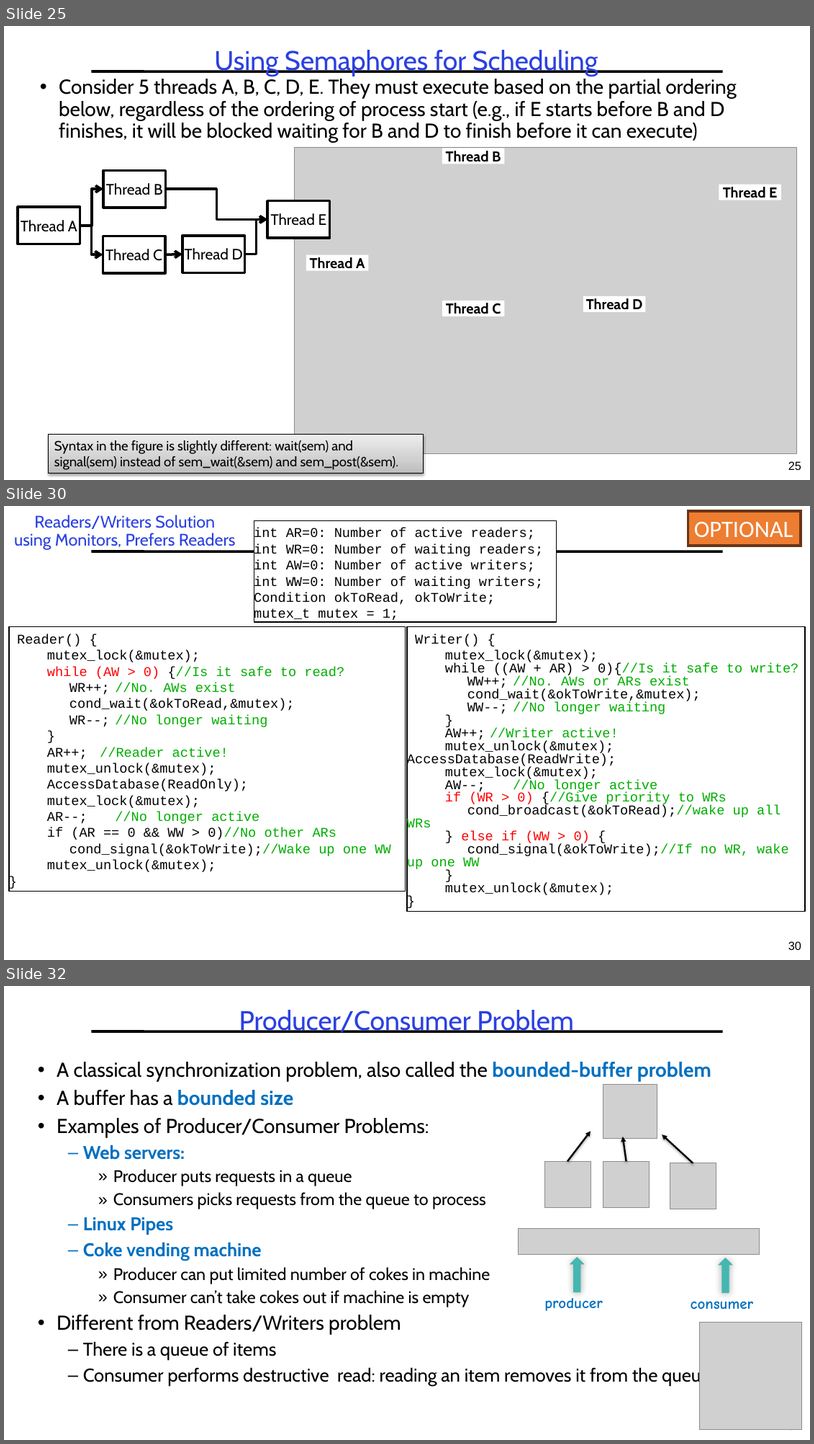
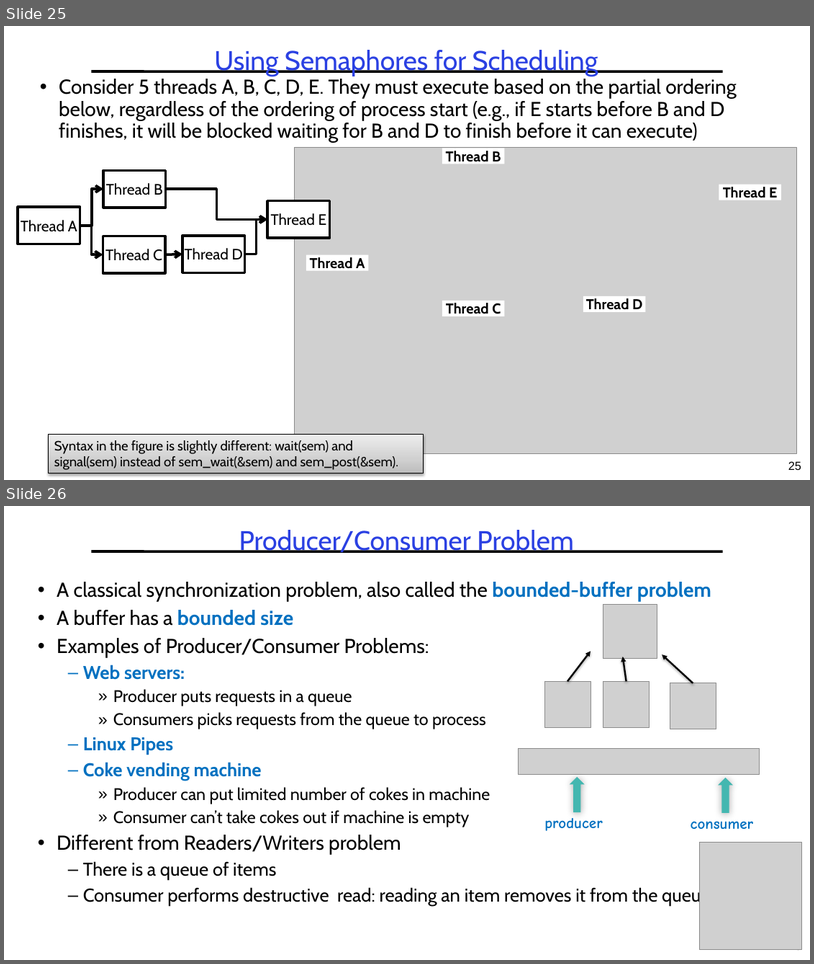
Before and after one commit to guhofstra/CSC112Fa26, a slide deck: PPTs/L3-Synchronization.pptx. Shown one above the other, each under a label of ours: slides 25, 30 and 32 before the commit, slides 25 and 26 after it; the slides between them are not shown. The pictures are 814x1444 and 814x964 pixels, drawn with LibreOffice and Linux fonts; fonts in the diff are those of the drawing; grey boxes stand for pictures. Boxes give left, top, right and bottom in pixels: in the first picture for what was removed or moved away, otherwise in the second. Text is boxed around its words. In the diff, an @@ line names an element or a change of style, - is before the commit and + after.

```diff
--- a/PPTs/L3-Synchronization.pptx
+++ b/PPTs/L3-Synchronization.pptx
@@ slide 30 removed at (4,506,810,960), background #FFFFFF; not listed: 1 template element that a slide beside it also shows @@
@@ title removed at (14,515,236,550) @@
-Readers/Writers Solution
-using Monitors, Prefers Readers
@@ rectangle removed at (254,520,556,621) @@
-int AR=0: Number of active readers;
-int WR=0: Number of waiting readers;
-int AW=0: Number of active writers;
-int WW=0: Number of waiting writers;
-Condition okToRead, okToWrite;
-mutex_t mutex = 1;
@@ rectangle removed at (689,511,801,546) @@
-OPTIONAL
@@ rectangle removed at (9,627,405,891) @@
-Reader() {
-mutex_lock(&mutex);
-while (AW > 0) {//Is it safe to read?
-WR++; //No. AWs exist
-cond_wait(&okToRead,&mutex);
-WR--; //No longer waiting
-}
-AR++; //Reader active!
-mutex_unlock(&mutex);
-AccessDatabase(ReadOnly);
-mutex_lock(&mutex);
-AR--; //No longer active
-if (AR == 0 && WW > 0)//No other ARs
-cond_signal(&okToWrite);//Wake up one WW
-mutex_unlock(&mutex);
-}
@@ rectangle removed at (407,627,805,911) @@
-Writer() {
-mutex_lock(&mutex);
-while ((AW + AR) > 0){//Is it safe to write?
-WW++; //No. AWs or ARs exist
-cond_wait(&okToWrite,&mutex);
-WW--; //No longer waiting
-}
-AW++; //Writer active!
-mutex_unlock(&mutex); AccessDatabase(ReadWrite);
-mutex_lock(&mutex);
-AW--; //No longer active
-if (WR > 0) {//Give priority to WRs
-cond_broadcast(&okToRead);//wake up all WRs
-} else if (WW > 0) {
-cond_signal(&okToWrite);//If no WR, wake up one WW
-}
-mutex_unlock(&mutex);
-}
@@ page number removed at (789,941,802,950) @@
-30
@@ what was slide 32 is now slide 26 @@
```
Also in this commit, not shown: 5 other slides removed, 7 other files.
